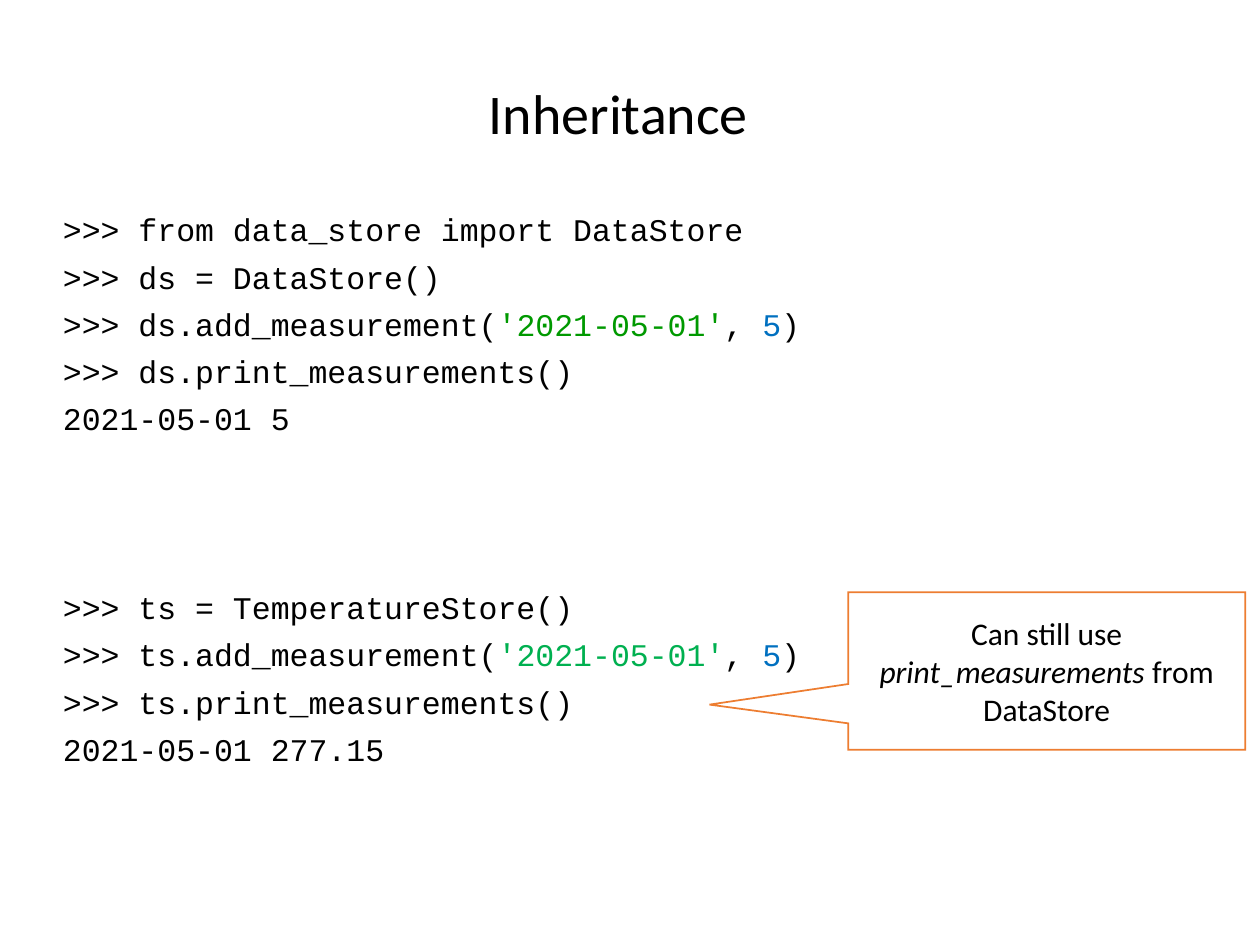
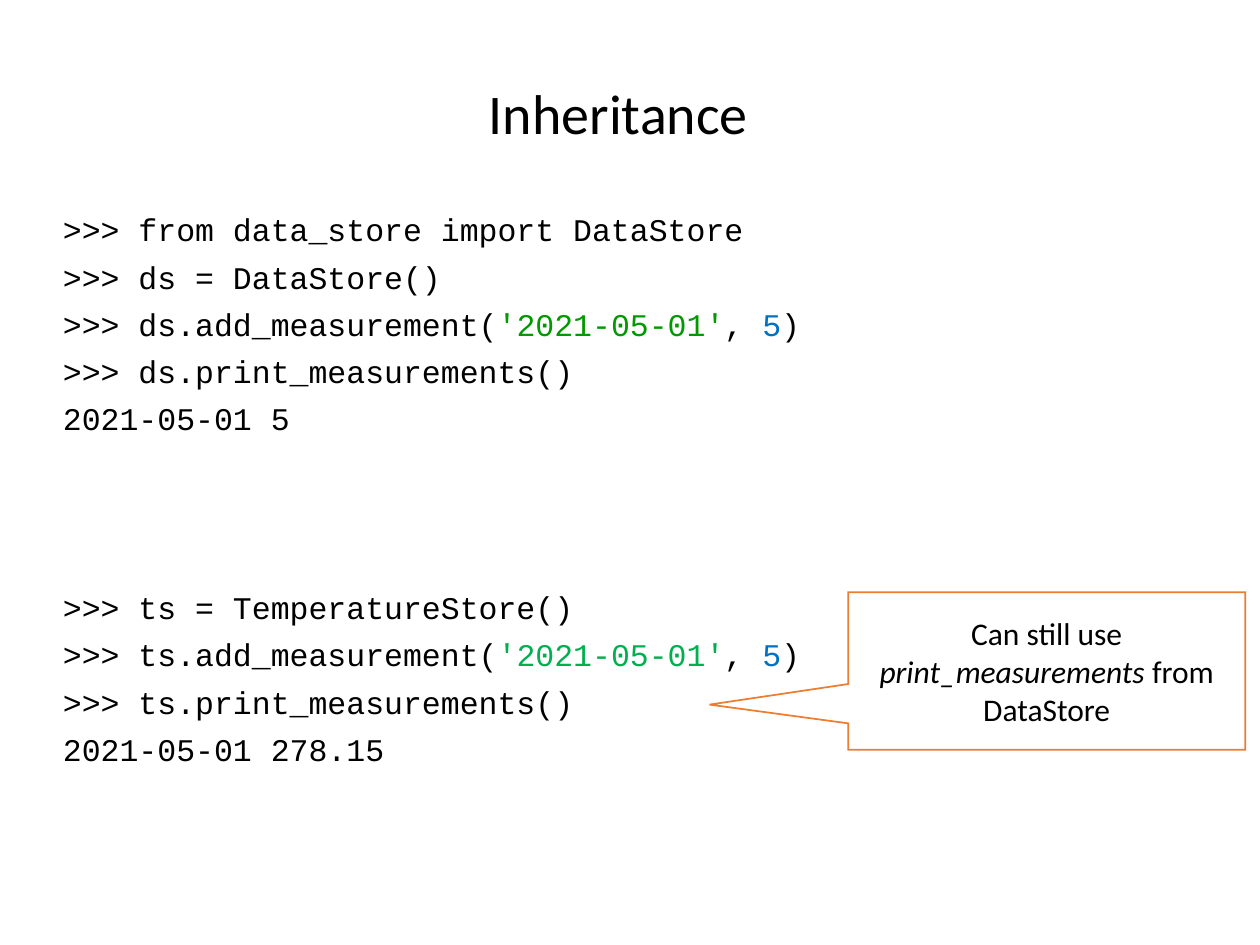
Before and after one commit to ncasuk/ncas-isc, a slide deck: slide 37 of python/presentations/learning_python/14_ceda-oop.pptx. Drawn at 1260x945 pixels with LibreOffice and Linux fonts; fonts in the diff are those of the drawing; background and template pictures are left out. Boxes give left, top, right and bottom in pixels: in the first picture for what was removed or moved away, otherwise in the second. Text is boxed around its words. In the diff, an @@ line names an element or a change of style, - is before the commit and + after.

```diff
--- a/python/presentations/learning_python/14_ceda-oop.pptx
+++ b/python/presentations/learning_python/14_ceda-oop.pptx
@@ text at [63, 740, 384, 762]: text changed @@
-2021-05-01 277.15
+2021-05-01 278.15
```
Also in this commit, not shown: 1 other slide changed, 1 other file.
